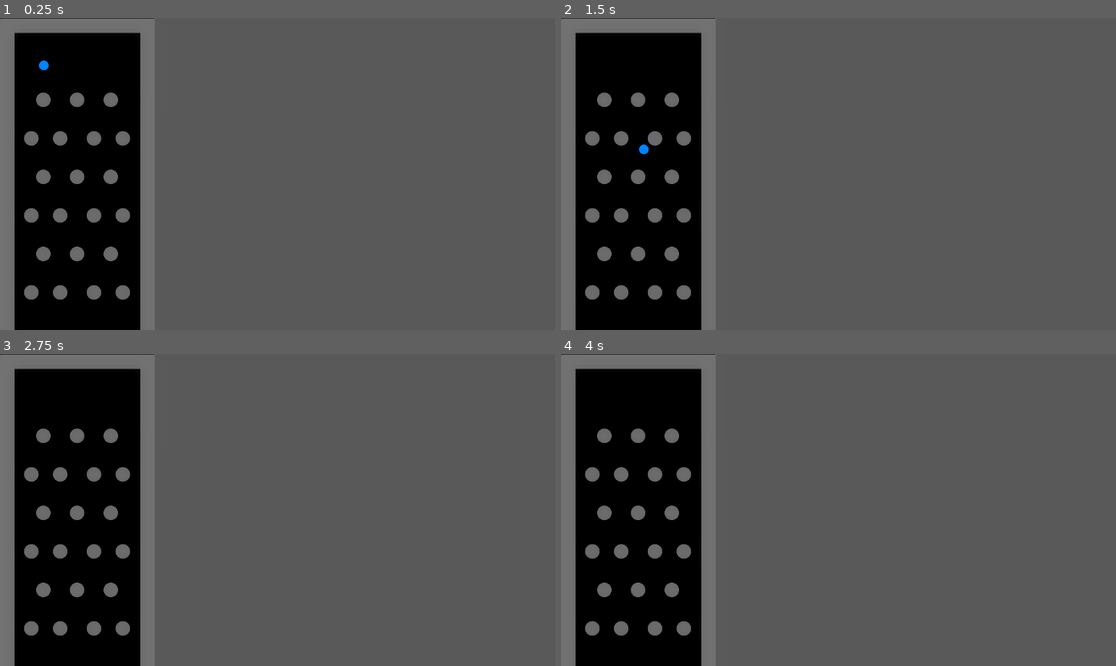
Above: before the commit, frames 1-4 (two rows, left to right).
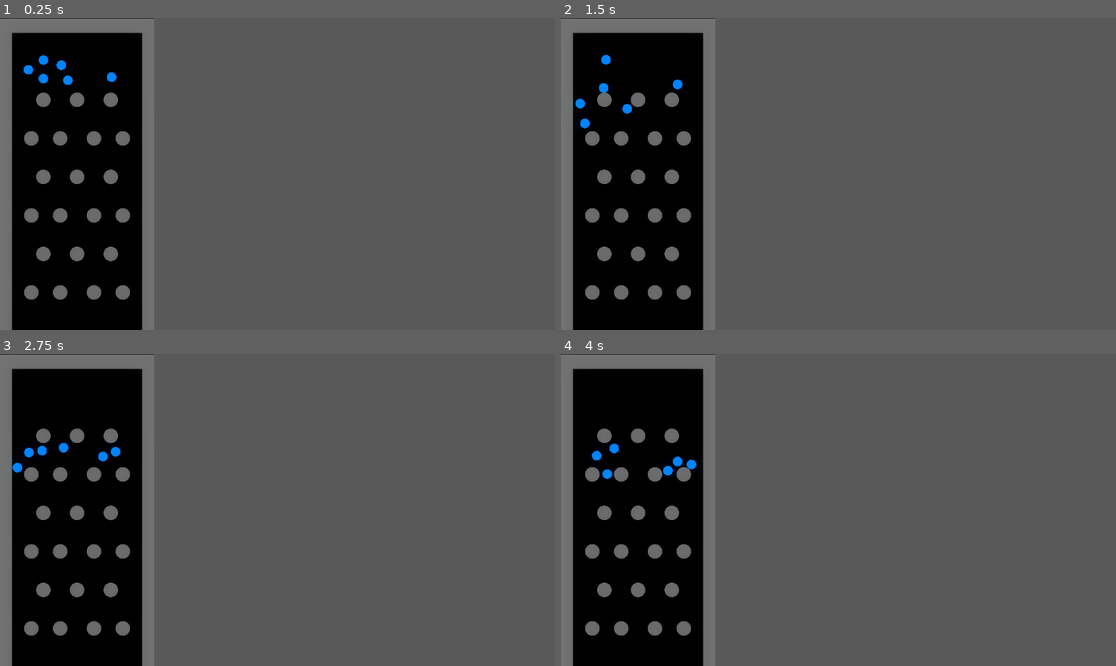
Above: after the commit, the same moments.

Repository: BrianGossett/generator1
Game: Godot game, scene res://Objects/generator.tscn
Same seed, same stepped clock (60 frames per second), same inputs: the game is played once before the commit and once after it.
Inputs:
- Up to frame 1 (0.25 s): no input
- Up to frame 2 (1.5 s): no input
- Up to frame 3 (2.75 s): no input
- Up to frame 4 (4 s): no input

The runs differ from the first frame. In frame 1, 1.1% of the frame differs, in the area x 2-26%, y 4-100%; in frame 2, 1.2%; in frame 3, 1.1%; in frame 4, 1.1%.

Commit message:
most of the ball spawning logic

Diff:
--- a/Objects/ball.gd
+++ b/Objects/ball.gd
@@ -1,20 +1,15 @@
 extends RigidBody2D
 
-var team: String = "blue";
+var team: int = 0;
 @onready var colorRect: ColorRect = $BallView;
 
 func _ready():
 	apply_team_color()
 
 func apply_team_color():
-	match team:
-		"blue":
-			colorRect.color = Color(0.0, 0.5, 1.0)
-		"red":
-			colorRect.color = Color(1.0, 0.2, 0.2)
+	colorRect.color = GameInfo.team_color(team);
 
-func configure(team_name: String, bounce_value: float, gravity: float):
+func configure(team_name: int, bounce_value: float, gravity: float):
 	team = team_name
 	gravity_scale = gravity
-	$CollisionShape2D.material_override.bounce = bounce_value
-	apply_team_color()
+	self.physics_material_override.bounce = bounce_value
--- a/Objects/ball.tscn
+++ b/Objects/ball.tscn
@@ -1,14 +1,17 @@
-[gd_scene load_steps=5 format=3 uid="uid://sqpko26yo2gf"]
+[gd_scene load_steps=6 format=3 uid="uid://sqpko26yo2gf"]
 
 [ext_resource type="Shader" uid="uid://y3xbq8y68q6f" path="res://Objects/circle.gdshader" id="1_af24q"]
 [ext_resource type="Script" uid="uid://bx4540f1r7fcs" path="res://Objects/ball.gd" id="1_ogllh"]
+
+[sub_resource type="PhysicsMaterial" id="PhysicsMaterial_ogllh"]
 
 [sub_resource type="CircleShape2D" id="CircleShape2D_fo46k"]
 
 [sub_resource type="ShaderMaterial" id="ShaderMaterial_t8686"]
 shader = ExtResource("1_af24q")
 
-[node name="Ball" type="RigidBody2D"]
+[node name="Ball" type="RigidBody2D" groups=["Ball"]]
+physics_material_override = SubResource("PhysicsMaterial_ogllh")
 script = ExtResource("1_ogllh")
 
 [node name="BallCollision" type="CollisionShape2D" parent="."]
--- /dev/null
+++ b/Objects/generator.gd
@@ -0,0 +1,58 @@
+extends Node2D
+
+
+@onready var ballTopLeft = $BallSpawnerTopLeft
+@onready var ballBottomRight = $BallSpawnerBottomRight
+@onready var bank = $Values
+@onready var fireValue = $ReleaseValue
+
+@export var team: int = 0;
+
+var ballSpawner = preload("res://Objects/ball.tscn")
+
+
+var min_x
+var max_x
+var min_y
+var max_y
+
+func _ready():
+	min_x = ballTopLeft.position.x
+	max_x = ballBottomRight.position.x
+	min_y = ballBottomRight.position.y
+	max_y = ballTopLeft.position.y
+	BallSpawn()
+	BallSpawn()
+	BallSpawn()
+	BallSpawn()
+	BallSpawn()
+	BallSpawn()
+
+func BallSpawn():
+	var spawn_x = randf_range(min_x, max_x)
+	var spawn_y = randf_range(min_y, max_y)
+	var ball = ballSpawner.instantiate()
+	bank.add_theme_color_override('font_color',GameInfo.team_color(team));
+	ball.position = Vector2(spawn_x, spawn_y)
+	ball.configure(team,1,.2);
+	add_child(ball)
+
+func _on_score_1_body_entered(body: Node2D) -> void:
+	if(body.get_groups().has("Ball")):
+		GameInfo.bank_value[team] *= 2
+		updateLables()
+		body.queue_free()
+		BallSpawn()
+
+
+func _on_score_2_body_entered(body: Node2D) -> void:
+	if(body.get_groups().has("Ball")):
+		GameInfo.fire_value[team] += GameInfo.bank_value[team]
+		GameInfo.bank_value[team] = 1
+		updateLables()
+		body.queue_free()
+		BallSpawn()
+
+func updateLables():
+	bank.text = str(GameInfo.bank_value[team])
+	fireValue.text = str(GameInfo.fire_value[team])
--- a/Objects/generator.tscn
+++ b/Objects/generator.tscn
@@ -1,7 +1,7 @@
 [gd_scene load_steps=11 format=3 uid="uid://band7deosc375"]
 
 [ext_resource type="PackedScene" uid="uid://bo61chu5rcf5g" path="res://Objects/peg.tscn" id="1_pwi2o"]
-[ext_resource type="PackedScene" uid="uid://sqpko26yo2gf" path="res://Objects/ball.tscn" id="2_vwlxq"]
+[ext_resource type="Script" uid="uid://dkiylqtfy1cqh" path="res://Objects/generator.gd" id="1_vwlxq"]
 
 [sub_resource type="RectangleShape2D" id="RectangleShape2D_0q5sr"]
 size = Vector2(318, 29)
@@ -10,19 +10,19 @@
 size = Vector2(319.5, 12)
 
 [sub_resource type="RectangleShape2D" id="RectangleShape2D_pwi2o"]
-size = Vector2(29, 1079)
+size = Vector2(24, 1079)
 
 [sub_resource type="RectangleShape2D" id="RectangleShape2D_vwlxq"]
-size = Vector2(28, 1077)
+size = Vector2(24, 1077)
 
 [sub_resource type="RectangleShape2D" id="RectangleShape2D_8n24x"]
 size = Vector2(16, 93)
 
 [sub_resource type="RectangleShape2D" id="RectangleShape2D_h7lws"]
-size = Vector2(135, 72)
+size = Vector2(140, 72)
 
 [sub_resource type="RectangleShape2D" id="RectangleShape2D_njrjh"]
-size = Vector2(114, 71)
+size = Vector2(118, 71)
 
 [sub_resource type="Environment" id="Environment_j3qtk"]
 background_mode = 3
@@ -31,6 +31,7 @@
 glow_hdr_luminance_cap = 78.5
 
 [node name="Generator" type="Node2D"]
+script = ExtResource("1_vwlxq")
 
 [node name="Background" type="ColorRect" parent="."]
 offset_right = 320.0
@@ -70,13 +71,13 @@
 position = Vector2(-1, 5)
 
 [node name="CollisionShape2D" type="CollisionShape2D" parent="Walls/LeftWall"]
-position = Vector2(15.5, 535.5)
+position = Vector2(13, 535.5)
 shape = SubResource("RectangleShape2D_pwi2o")
 
 [node name="ColorRect" type="ColorRect" parent="Walls/LeftWall"]
 offset_left = 1.0
 offset_top = -3.0
-offset_right = 31.0
+offset_right = 26.0
 offset_bottom = 1075.0
 color = Color(0.393086, 0.393086, 0.393085, 1)
 
@@ -95,16 +96,16 @@
 color = Color(0.393086, 0.393086, 0.393085, 1)
 
 [node name="RightWall" type="StaticBody2D" parent="Walls"]
-position = Vector2(290, 0)
+position = Vector2(294, 0)
 
 [node name="CollisionShape2D" type="CollisionShape2D" parent="Walls/RightWall"]
-position = Vector2(15, 540.5)
+position = Vector2(13, 540.5)
 shape = SubResource("RectangleShape2D_vwlxq")
 
 [node name="ColorRect" type="ColorRect" parent="Walls/RightWall"]
 offset_left = 1.0
 offset_top = 1.0
-offset_right = 31.0
+offset_right = 26.0
 offset_bottom = 1080.0
 color = Color(0.393086, 0.393086, 0.393085, 1)
 
@@ -220,26 +221,23 @@
 position = Vector2(195, 570)
 scale = Vector2(1.5, 1.5)
 
-[node name="Ball" parent="." instance=ExtResource("2_vwlxq")]
-position = Vector2(91, 70)
-
 [node name="Score1" type="Area2D" parent="."]
 position = Vector2(78, 733)
 
 [node name="Score1Collision" type="CollisionShape2D" parent="Score1"]
-position = Vector2(19.5, 3)
+position = Vector2(17, 3)
 shape = SubResource("RectangleShape2D_h7lws")
 
 [node name="ColorRect" type="ColorRect" parent="Score1"]
 modulate = Color(2, 2, 1, 1)
-offset_left = -49.0
+offset_left = -53.0
 offset_top = -33.0
 offset_right = 88.0
 offset_bottom = 40.0
 color = Color(1, 1, 0, 0.862745)
 
 [node name="Label" type="Label" parent="Score1"]
-offset_left = -48.0
+offset_left = -53.0
 offset_top = -33.0
 offset_right = 87.0
 offset_bottom = 38.0
@@ -253,21 +251,21 @@
 position = Vector2(228, 733)
 
 [node name="Score1Collision" type="CollisionShape2D" parent="Score2"]
-position = Vector2(6, 2.5)
+position = Vector2(8, 2.5)
 shape = SubResource("RectangleShape2D_njrjh")
 
 [node name="ColorRect" type="ColorRect" parent="Score2"]
 modulate = Color(2, 0, 1.4, 1)
 offset_left = -47.0
 offset_top = -33.0
-offset_right = 63.0
+offset_right = 68.0
 offset_bottom = 39.0
 color = Color(1, 0, 0.737255, 0.835294)
 
 [node name="Label" type="Label" parent="Score2"]
 offset_left = -48.0
 offset_top = -33.0
-offset_right = 63.0
+offset_right = 67.0
 offset_bottom = 38.0
 theme_override_colors/font_color = Color(0, 0, 0, 1)
 theme_override_font_sizes/font_size = 50
@@ -289,7 +287,7 @@
 horizontal_alignment = 1
 vertical_alignment = 1
 
-[node name="Values" type="Label" parent="."]
+[node name="Values" type="Label" parent="." groups=["Ball"]]
 offset_left = 30.0
 offset_top = 782.0
 offset_right = 290.0
@@ -298,3 +296,12 @@
 text = "1"
 horizontal_alignment = 1
 vertical_alignment = 1
+
+[node name="BallSpawnerTopLeft" type="Marker2D" parent="."]
+position = Vector2(46, 47)
+
+[node name="BallSpawnerBottomRight" type="Marker2D" parent="."]
+position = Vector2(277, 128)
+
+[connection signal="body_entered" from="Score1" to="." method="_on_score_1_body_entered"]
+[connection signal="body_entered" from="Score2" to="." method="_on_score_2_body_entered"]
--- a/Scripts/GameInfo.gd
+++ b/Scripts/GameInfo.gd
@@ -1 +1,33 @@
 extends Node
+
+# Constants to identify teams
+const TEAM_RED = 0
+const TEAM_BLUE = 1
+
+# Stores the current bank value for each team (starts at 1)
+var bank_value = {
+	TEAM_RED: 1,
+	TEAM_BLUE: 1
+}
+
+# Stores the current fire value for each team (starts at 0)
+var fire_value = {
+	TEAM_RED: 0,
+	TEAM_BLUE: 0
+}
+
+func team_color(team):
+	var color: Color;
+	match team:
+		0:
+			color = Color(0.0, 0.5, 1.0)
+		1:
+			color = Color(1.0, 0.2, 0.2)
+	return color;
+
+# Optional: Reset function to use when restarting
+func reset():
+	bank_value[TEAM_RED] = 1
+	bank_value[TEAM_BLUE] = 1
+	fire_value[TEAM_RED] = 0
+	fire_value[TEAM_BLUE] = 0
--- a/project.godot
+++ b/project.godot
@@ -15,6 +15,14 @@
 config/features=PackedStringArray("4.4", "GL Compatibility")
 config/icon="res://icon.svg"
 
+[autoload]
+
+GameInfo="*res://Scripts/GameInfo.gd"
+
+[global_group]
+
+Ball=""
+
 [rendering]
 
 renderer/rendering_method="gl_compatibility"
Not shown, added: Objects/generator.gd.uid
